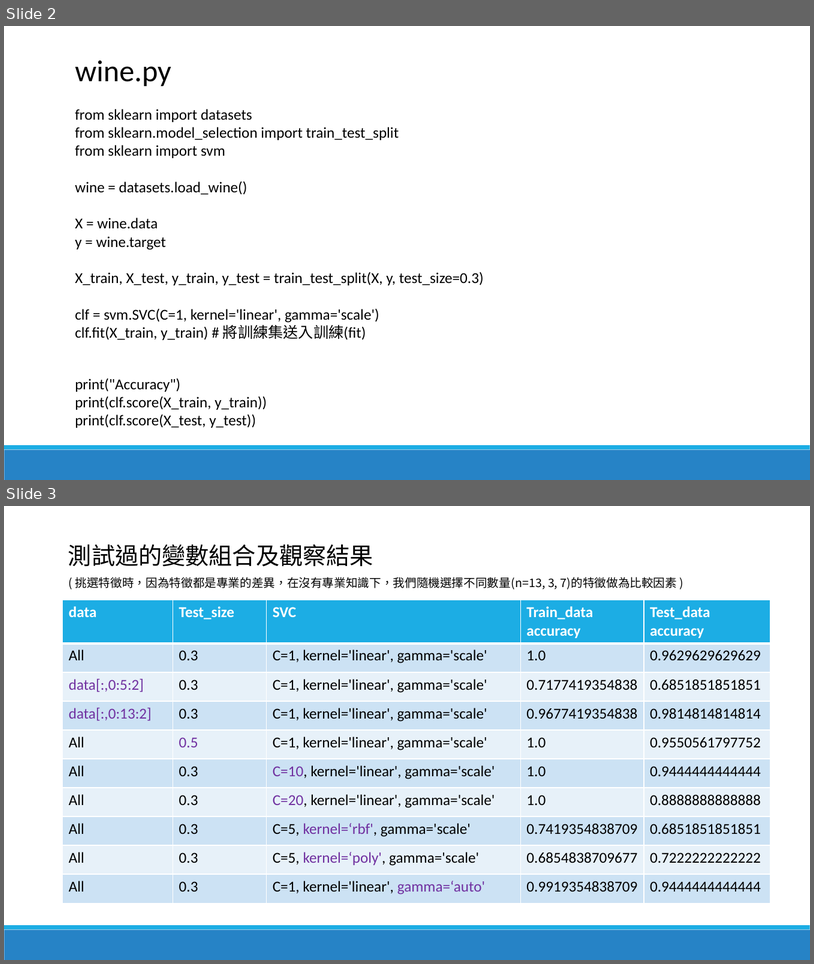
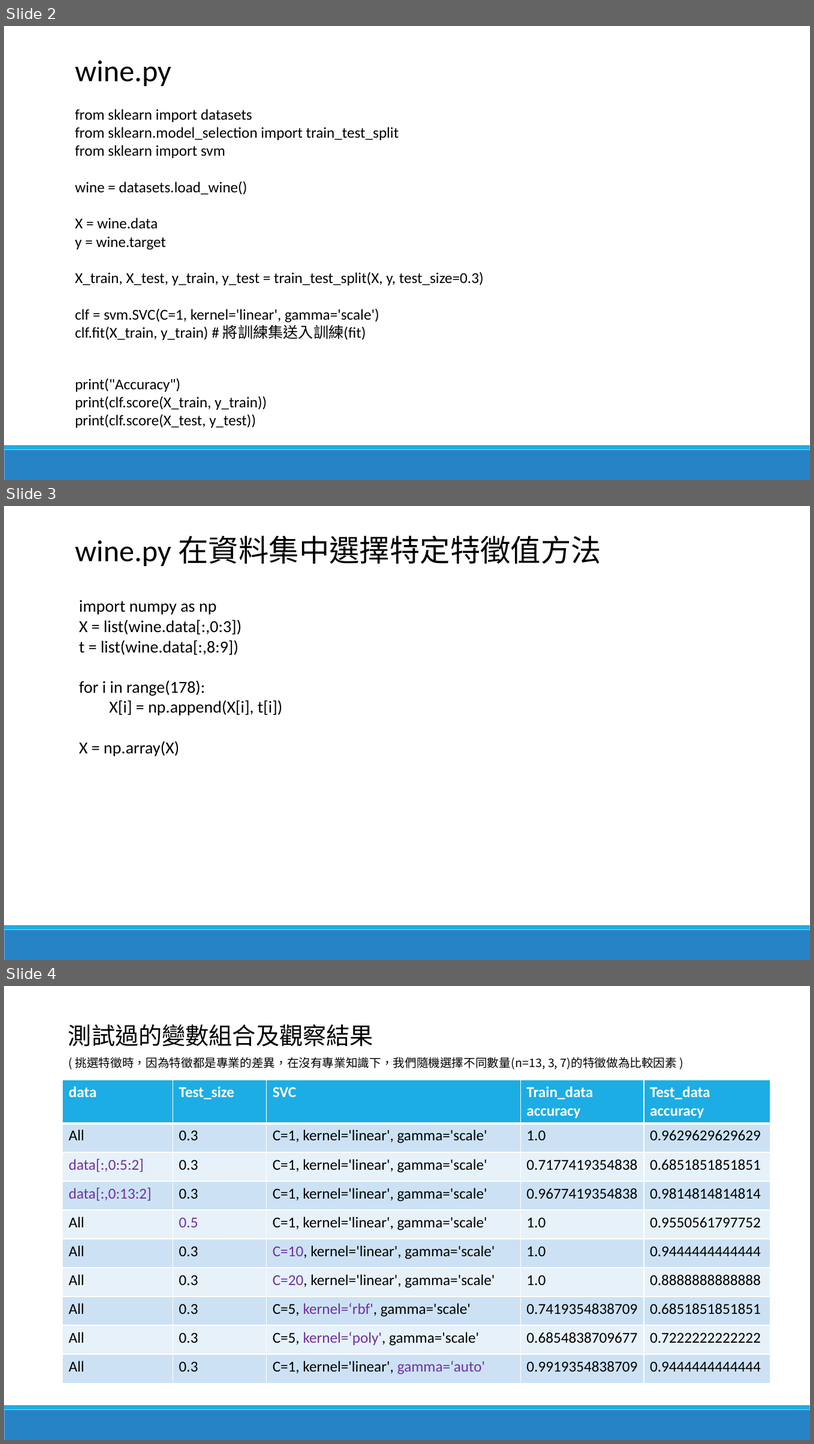
Before and after one commit to lohsuan/Multimedia-Tech, a slide deck: Project4_第三組_小組報告/Project4_第三組_小組報告.pptx. Shown one above the other, each under a label of ours: slides 2 and 3 before the commit, slides 2, 3 and 4 after it. The pictures are 814x964 and 814x1444 pixels, drawn with LibreOffice and Linux fonts; fonts in the diff are those of the drawing. Boxes give left, top, right and bottom in pixels: in the first picture for what was removed or moved away, otherwise in the second. Text is boxed around its words. In the diff, an @@ line names an element or a change of style, - is before the commit and + after.

```diff
--- a/Project4_第三組_小組報告/Project4_第三組_小組報告.pptx
+++ b/Project4_第三組_小組報告/Project4_第三組_小組報告.pptx
@@ slide 3 added at (4, 506, 810, 960), background #FFFFFF; not listed: 2 template elements that a slide beside it also shows @@
@@ text added at (75, 535, 602, 566), 36 pt, text #000000 @@
+wine.py 在資料集中選擇特定特徵值方法
@@ text added at (79, 600, 282, 756), 20 pt, text #000000 @@
+import numpy as np
+X = list(wine.data[:,0:3])
+t = list(wine.data[:,8:9])
+for i in range(178):
+X[i] = np.append(X[i], t[i])
+X = np.array(X)
@@ what was slide 3 is now slide 4 @@
```
Also in this commit, not shown: 1 slide changed, 1 other file.
